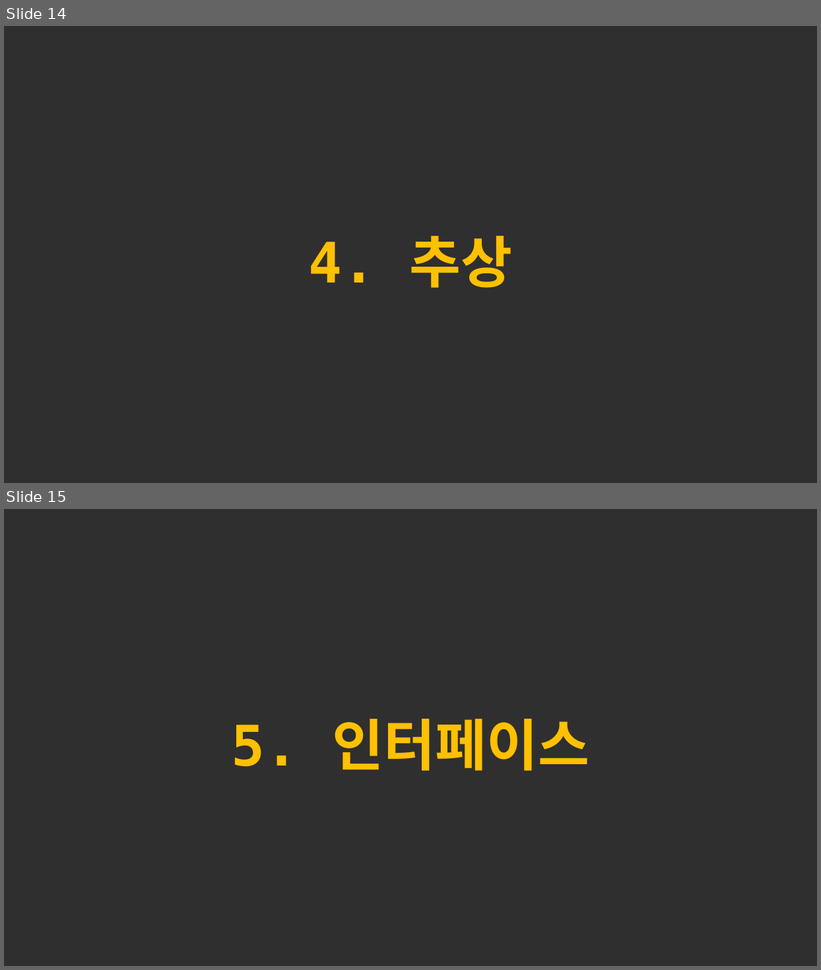
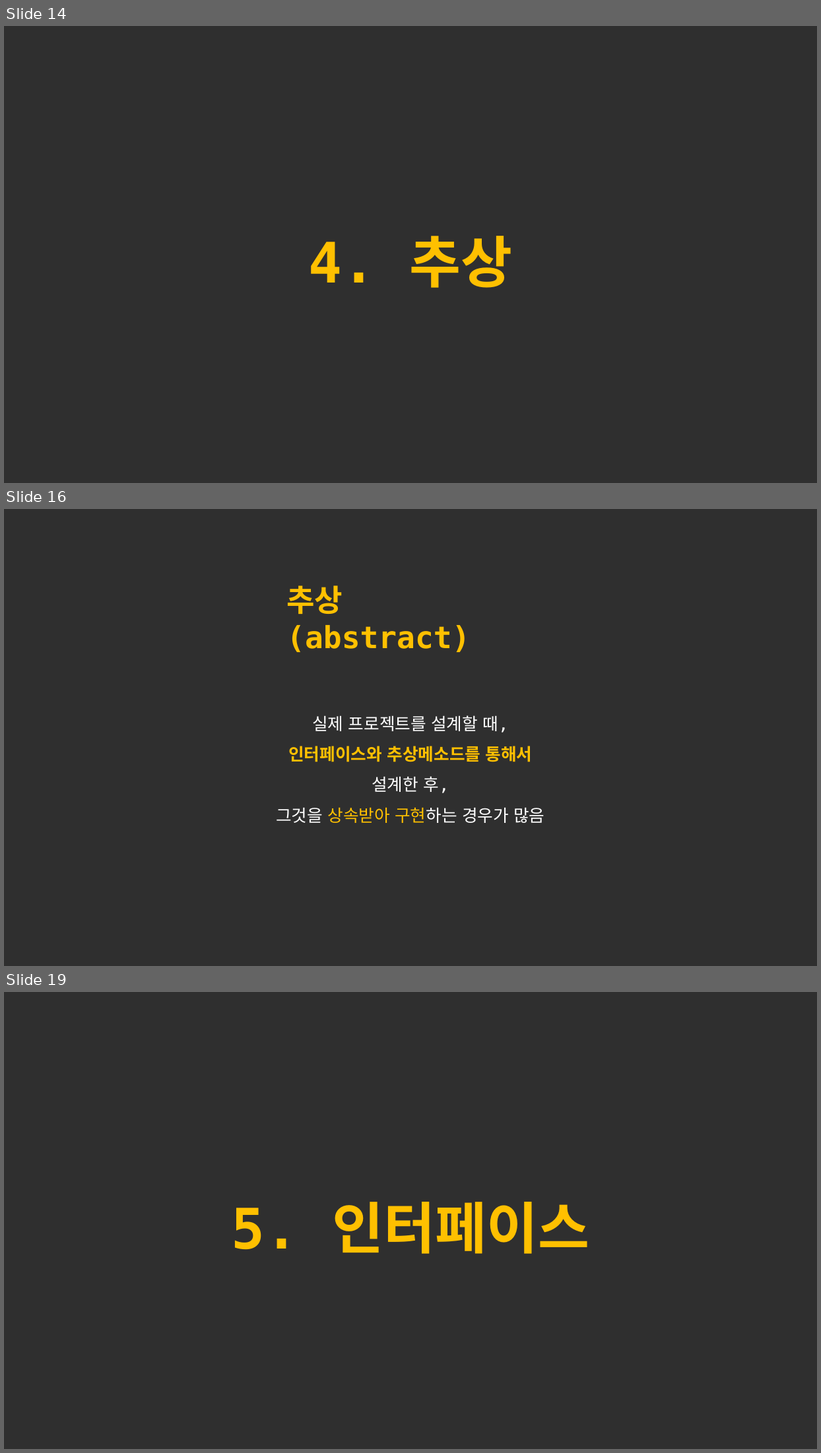
Before and after one commit to forwdevel/Full-Stack, a slide deck: 객체이론정리_2.pptx. Shown one above the other, each under a label of ours: slides 14 and 15 before the commit, slides 14, 16 and 19 after it; the slides between them are not shown. The pictures are 821x970 and 821x1453 pixels, drawn with LibreOffice and Linux fonts; fonts in the diff are those of the drawing. Boxes give left, top, right and bottom in pixels: in the first picture for what was removed or moved away, otherwise in the second. Text is boxed around its words. In the diff, an @@ line names an element or a change of style, - is before the commit and + after.

Commit message:
Update 객체이론정리_2.pptx
객체 인터페이스까지 전부 완료

```diff
--- a/객체이론정리_2.pptx
+++ b/객체이론정리_2.pptx
@@ slide 16 added at bbox=[4, 509, 817, 966], background #2F2F2F @@
@@ text added at bbox=[286, 586, 470, 652], 36 pt, text #FFC000, bold @@
+추상 (abstract)
@@ text added at bbox=[276, 716, 545, 823], 20 pt, text #FFFFFF @@
+실제 프로젝트를 설계할 때,
+인터페이스와 추상메소드를 통해서
+설계한 후,
+그것을 상속받아 구현하는 경우가 많음
@@ what was slide 15 is now slide 19 @@
```
Also in this commit, not shown: 1 slide changed, 5 other slides added.
